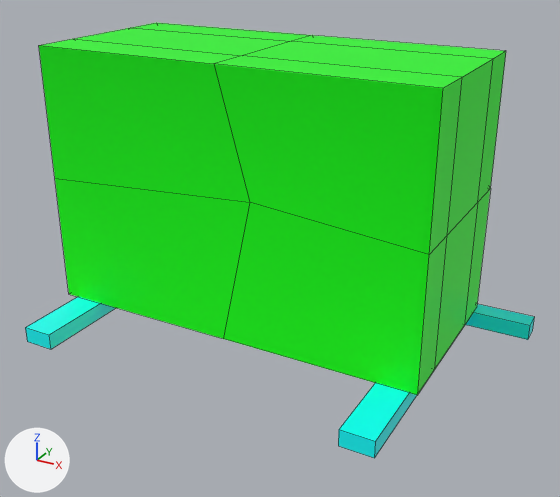
An edit to the FBX model CharacterSelect/Assets/3D Models/AC.fbx, drawn before and after from the same camera.
One viewpoint serves both versions: a 50 mm camera at (6.178, -1.568, 1.033) aimed at (5.287, 0.052, 0.223). Lighting does not change. The marker at lower left points along +X, +Y and +Z. Mesh edges are drawn as thin lines. Where no turn or scale is listed for an object, it has been applied to the vertices.
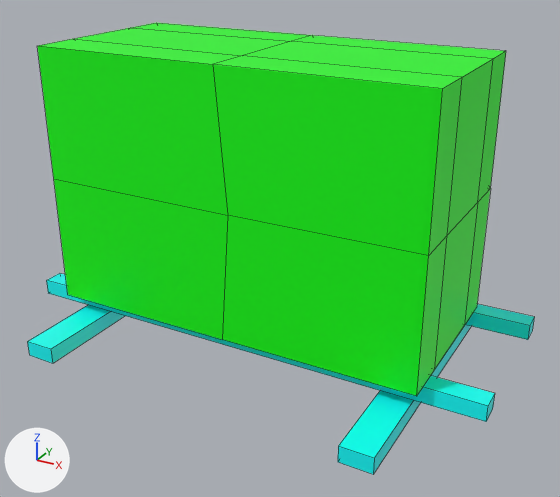
The edits, one by one:
me_mesh_005 has 77 vertices, 72 faces and spans x -0.526..0.526, y -0.243..0.243, z -0.351..0.351.
me_mesh_005 is used by ob_polysurface243; location (5.208, 0.134, 0.364).
me_mesh_005 part 1: all 9 vertices in x -0.526..0.526, y -0.243..-0.145, z -0.351..0.351 are scaled about their middle by (1, 0, 1), then moved by (0.0, -0.054, 0.0).
Mesh me_mesh_010 is new.
It is a box spanning x -0.664..0.664, y -0.028..0.028, z -0.022..0.022.
It uses material mat_raling (cyan #00ffff).
Object 'polySurface239' (ob_polysurface239) moves from (5.673, 0.067, -0.007) to (5.673, 0.067, -0.05).
Object 'polySurface238' (ob_polysurface238) moves from (4.76, 0.067, -0.007) to (4.76, 0.067, -0.05).
Object 'polySurface286' (ob_polysurface286) is new; it shows me_mesh_010.
Its location is (5.224, -0.046, -0.007).

Pixel boxes [x1, y1, x2, y2] of what changed, in the pictures (560 x 497 px; the box of a moved part takes in the faces that stretch with it):
'polySurface243', reshaped: before [39, 23, 506, 395]; after [37, 23, 506, 396]
'polySurface239', moved: before [338, 383, 417, 458]; after [338, 325, 471, 474]
'polySurface286', added (cyan): after [46, 273, 495, 422]
'polySurface238', moved: before [25, 297, 115, 349]; after [27, 305, 124, 363]
part 1 of me_mesh_005, moved or reshaped: before [39, 43, 447, 395]; after [37, 43, 447, 396]
